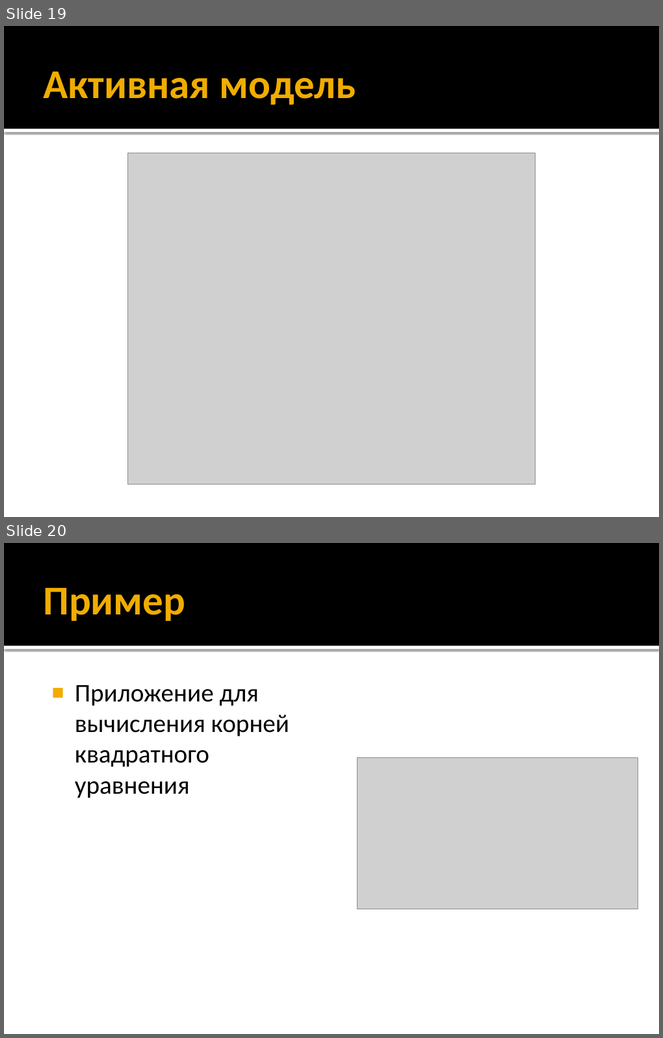
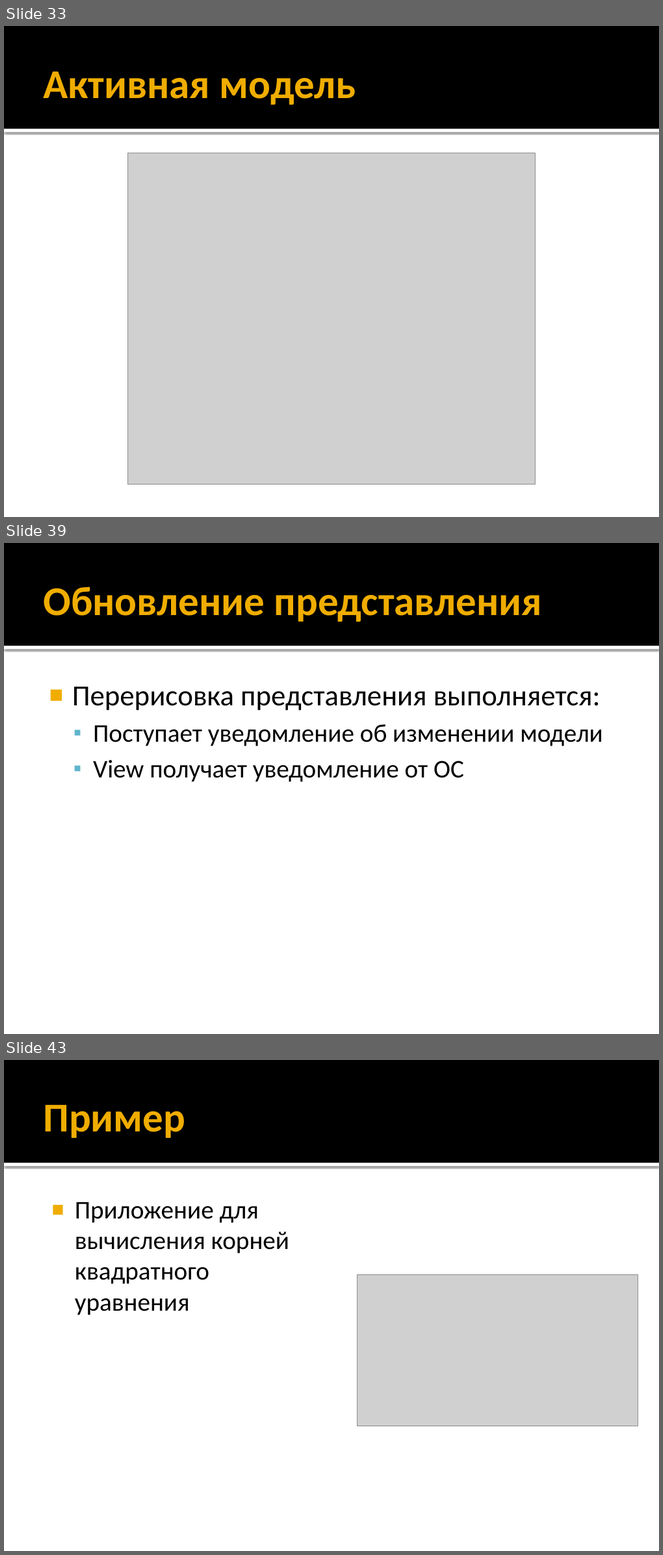
Before and after one commit to iv-sergius/ood, a slide deck: lectures/16.mvxx/mvxx.pptx. Shown one above the other, each under a label of ours: slides 19 and 20 before the commit, slides 33, 39 and 43 after it; the slides between them are not shown. The pictures are 663x1038 and 663x1555 pixels, drawn with LibreOffice and Linux fonts; fonts in the diff are those of the drawing; grey boxes stand for pictures. Boxes give left, top, right and bottom in pixels: in the first picture for what was removed or moved away, otherwise in the second. Text is boxed around its words. In the diff, an @@ line names an element or a change of style, - is before the commit and + after.

```diff
--- a/lectures/16.mvxx/mvxx.pptx
+++ b/lectures/16.mvxx/mvxx.pptx
@@ slide 39 added at box(4, 543, 659, 1034), background #FFFFFF; not listed: 2 template elements that a slide beside it also shows @@
@@ title added at box(43, 587, 543, 622), 45 pt, text #F0AD00, bold @@
+Обновление представления
@@ text added at box(72, 687, 603, 782), 28 pt, text #000000 @@
+■ Перерисовка представления выполняется:
+  ▪ Поступает уведомление об изменении модели
+  ▪ View получает уведомление от ОС
@@ what was slide 19 is now slide 33 @@
@@ what was slide 20 is now slide 43 @@
```
Also in this commit, not shown: 5 slides changed, 23 other slides added, 3 slides removed, 3 other files.
